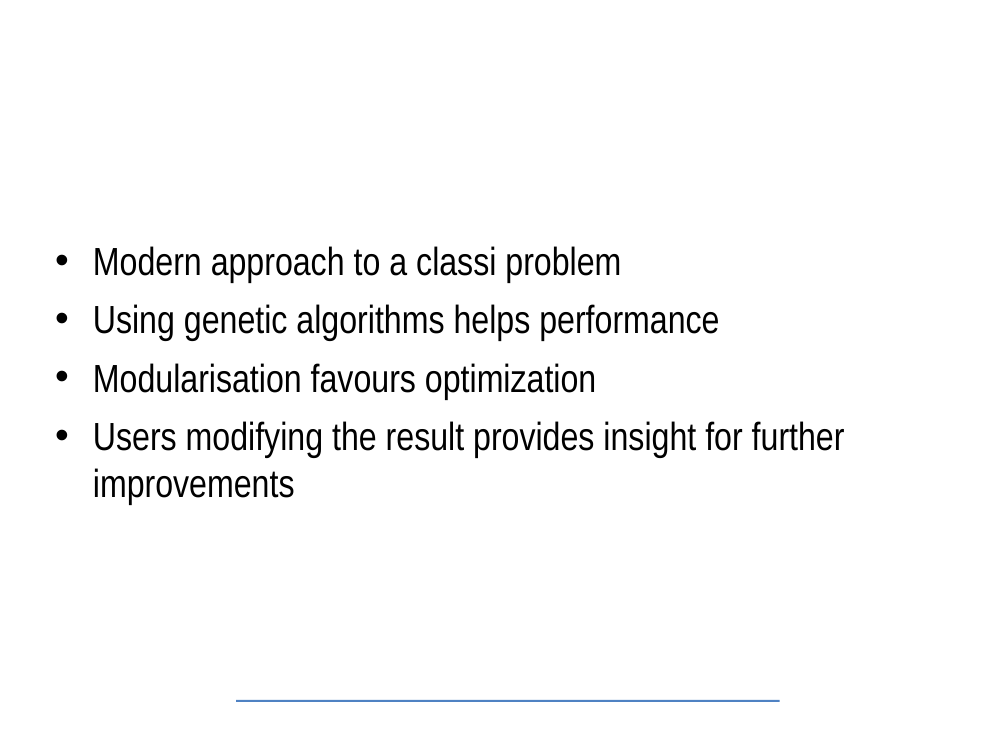
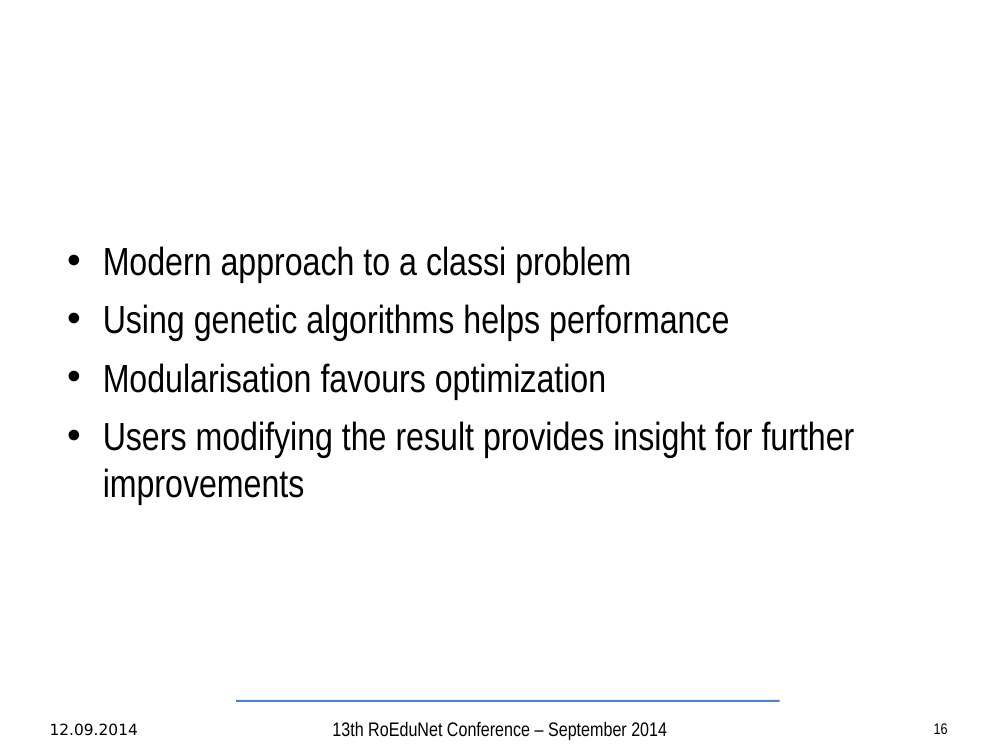
Before and after one commit to TudorVisan/Diploma, a slide deck: slide 16 of andrei.musat/prez/articol/bachelor-slides-en.odp (slide 17 before the commit). Drawn at 1008x756 pixels with LibreOffice and Linux fonts; fonts in the diff are those of the drawing; background and template pictures are left out. Boxes give left, top, right and bottom in pixels: in the first picture for what was removed or moved away, otherwise in the second. Text is boxed around its words. In the diff, an @@ line names an element or a change of style, - is before the commit and + after.

```diff
--- a/andrei.musat/prez/articol/bachelor-slides-en.odp
+++ b/andrei.musat/prez/articol/bachelor-slides-en.odp
@@ text "Modern approach to a classi ..." at box(103, 246, 855, 504): indent changed @@
@@ text added at box(50, 723, 138, 736), 11 pt, text #000000 @@
+12.09.2014
@@ text added at box(332, 721, 667, 740), 14 pt, text #000000 @@
+13th RoEduNet Conference – September 2014
@@ page number added at box(934, 723, 948, 734), 11 pt, text #000000 @@
+16
```
Also in this commit, not shown: 14 other slides changed, 1 slide added, 2 slides removed, 2 other files.
